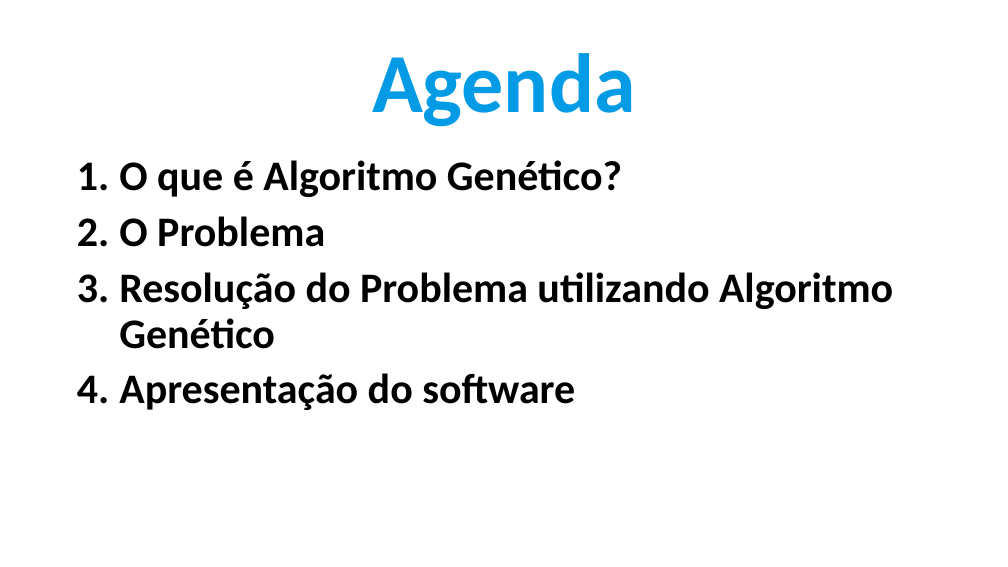
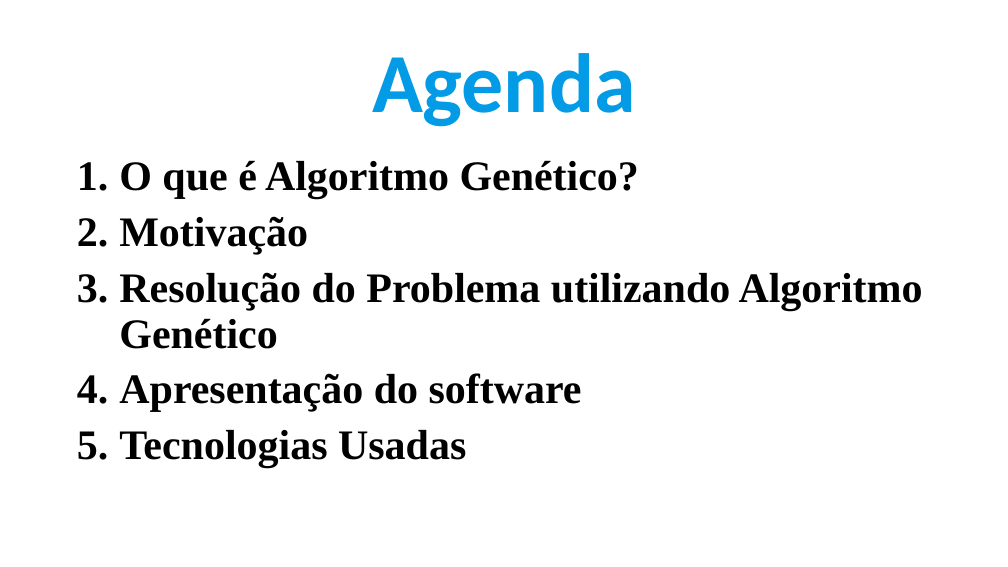
Before and after one commit to IgorSantos1996/GeneticAlgorithms, a slide deck: slide 3 of Apresentação.pptx. Drawn at 1008x567 pixels with LibreOffice and Linux fonts; fonts in the diff are those of the drawing. Boxes give left, top, right and bottom in pixels: in the first picture for what was removed or moved away, otherwise in the second. Text is boxed around its words. In the diff, an @@ line names an element or a change of style, - is before the commit and + after.

```diff
--- a/Apresentação.pptx
+++ b/Apresentação.pptx
@@ text at <box>119,160,923,412</box>: font Calibri to Times New Roman in "O que é Algoritmo Genético?", "Resolução do Problema utilizando Algoritmo Genético", "Apresentação do software" @@
@@ text at <box>119,216,308,254</box>: text changed; font Calibri to Times New Roman @@
-2. O Problema
+2. Motivação
@@ text at <box>119,430,466,467</box>: paragraph added @@
+5. Tecnologias Usadas
```
Also in this commit, not shown: 3 other slides changed.
